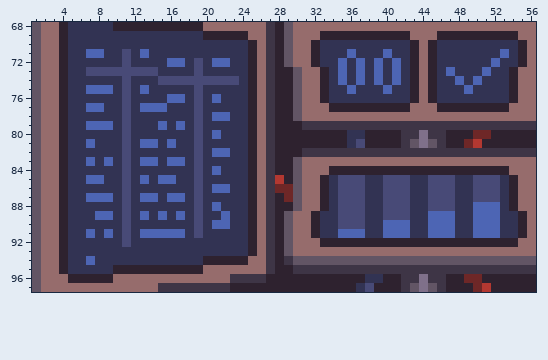
One commit to this pixel-art file: dev_content/gameplay-ui.aseprite. Above, as it was before the edit.
320x180 pixels, 1 frame. Colours within 5 levels of each other are drawn and written as one. Shown: x 1..56, y 68..97. The commit also changed other parts of the picture, which this record leaves out.
The same view after the edit:
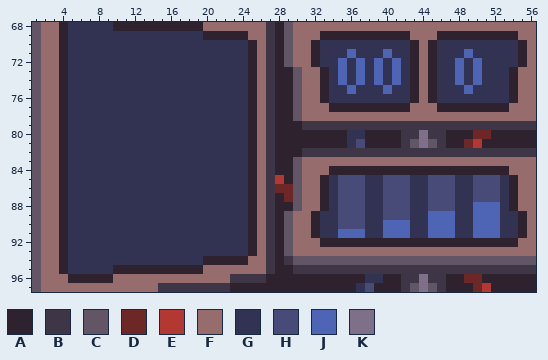
Palette (. is transparent): A #2e222f  B #3e3546  C #625565  D #6e2727  E #b33831  F #966c6c  G #323353  H #484a77  J #4d65b4  K #7f708a
The edit:
Layer "objects":
The author changed colour H to colour G in row 71 at x 11; in row 72 at x 11 and 19; in row 73 at x 7 to 14 and 19; in row 74 at x 11 and 15 to 23; in rows 75 to 91 at x 11 and 19; in row 92 at x 11.
The author changed colour J to colour G in row 71 at x 7 to 8, 13 and 53; in row 72 at x 16 to 17, 21 to 22 and 52; in row 73 at x 47 and 51; in row 75 at x 7 to 9 and 13; in row 76 at x 16 to 17 and 21; in row 77 at x 7 to 8 and 13 to 15.
The author changed colour J to colour G in row 78 at x 21 to 22; in row 79 at x 7 to 9, 15 and 17; in row 80 at x 21; in row 81 at x 7, 13 to 14 and 16; in row 82 at x 21 to 22; in row 83 at x 7, 9, 13 to 14 and 16 to 17.
The author changed colour J to colour G in row 84 at x 21; in row 85 at x 7 to 8, 13 and 15 to 16; in row 86 at x 21 to 22; in row 87 at x 7 to 9, 13 to 14 and 16 to 17; in row 88 at x 21; in row 89 at x 8 to 9, 13, 15, 17 and 22.
The author changed colour J to colour G in row 90 at x 21 to 22; in row 91 at x 7, 9 and 13 to 17; in row 94 at x 7.
The author changed colour G to colour J in row 71 at x 49; in rows 72 to 73 at x 48 and 50.
Pixel boxes of the changes (left, top, right, bottom) in both pictures:
changed: (86, 49, 239, 265)
changed: (446, 49, 509, 76)
